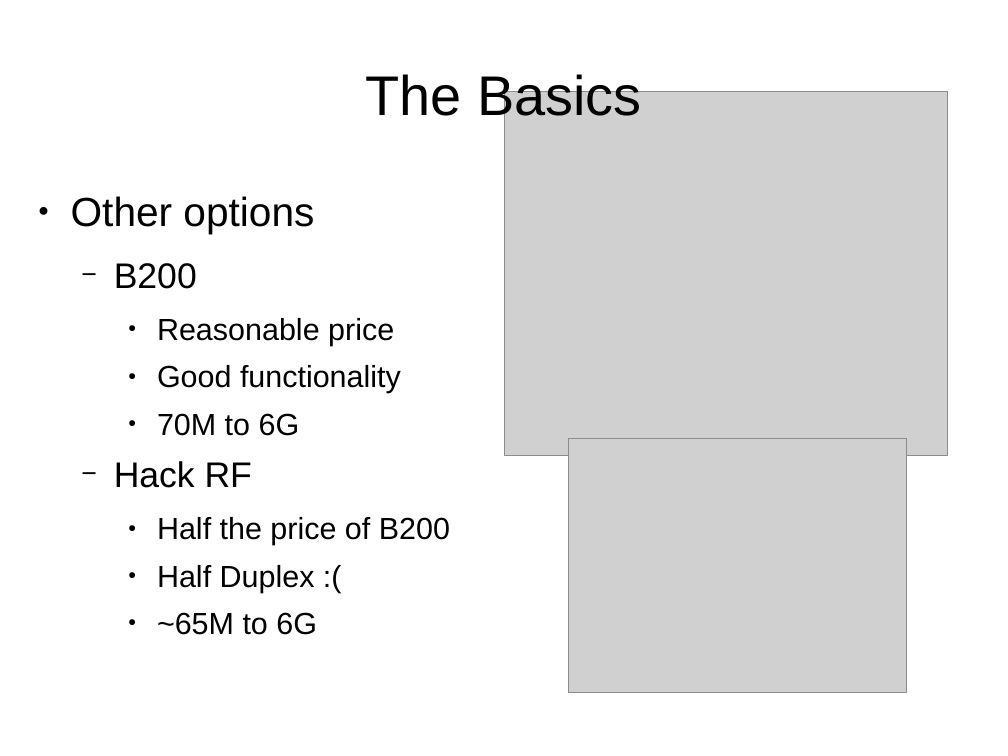
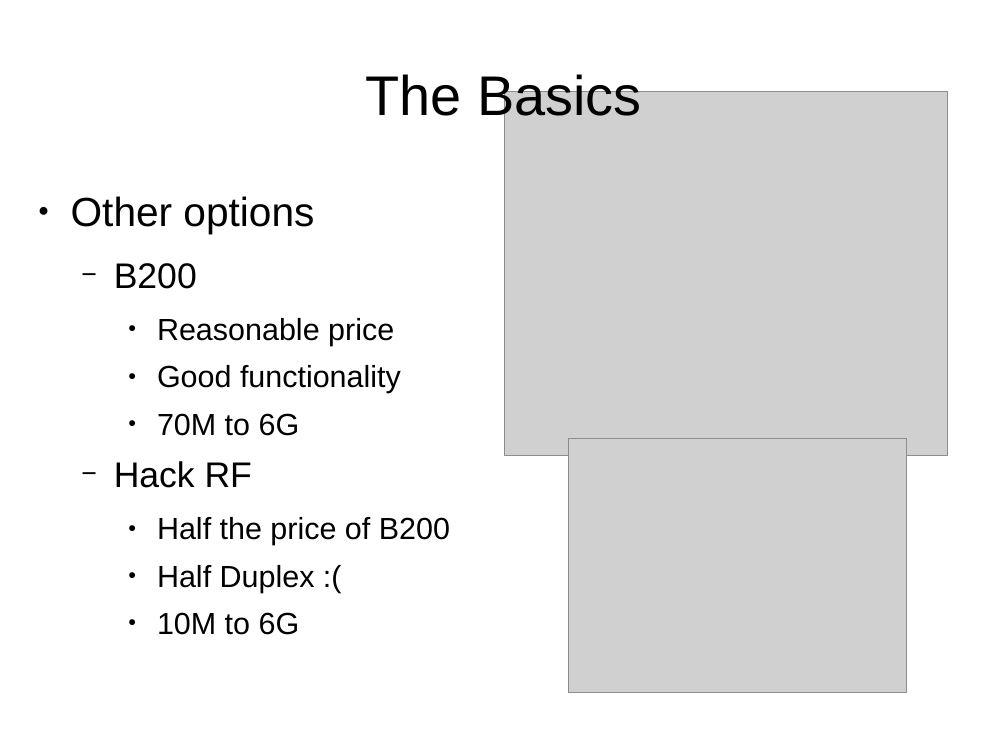
Before and after one commit to joeblankenship1/SDR, a slide deck: slide 9 of SDRclassPresentation.odp. Drawn at 1008x756 pixels with LibreOffice and Linux fonts; fonts in the diff are those of the drawing; grey boxes stand for pictures. Boxes give left, top, right and bottom in pixels: in the first picture for what was removed or moved away, otherwise in the second. Text is boxed around its words. In the diff, an @@ line names an element or a change of style, - is before the commit and + after.

Commit message:
modified:   Dial_Tone.py 	modified:   Dial_tone.grc 	modified:   FM_radio.py 	modified:   SDRclassPresentation.odp 	modified:   UD_R.py 	modified:   UD_T.py 	modified:   Ultrasound_data_trans.grc 	modified:   intensity_interferometer.py 	modified:   tp_modes.py

```diff
--- a/SDRclassPresentation.odp
+++ b/SDRclassPresentation.odp
@@ text at [157,612,300,635]: text changed @@
-    ● ~65M to 6G
+    ● 10M to 6G
```
Also in this commit, not shown: 8 other files.
